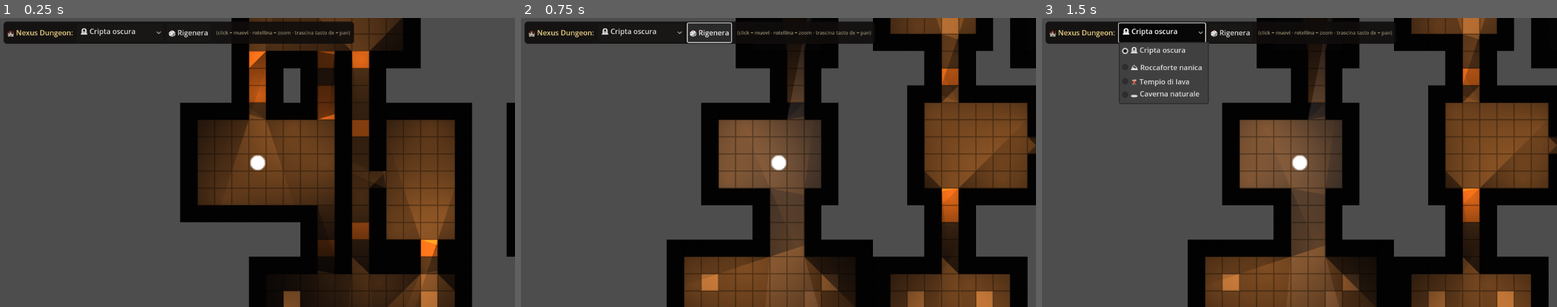
Above: before the commit, frames 1-3 (left to right).
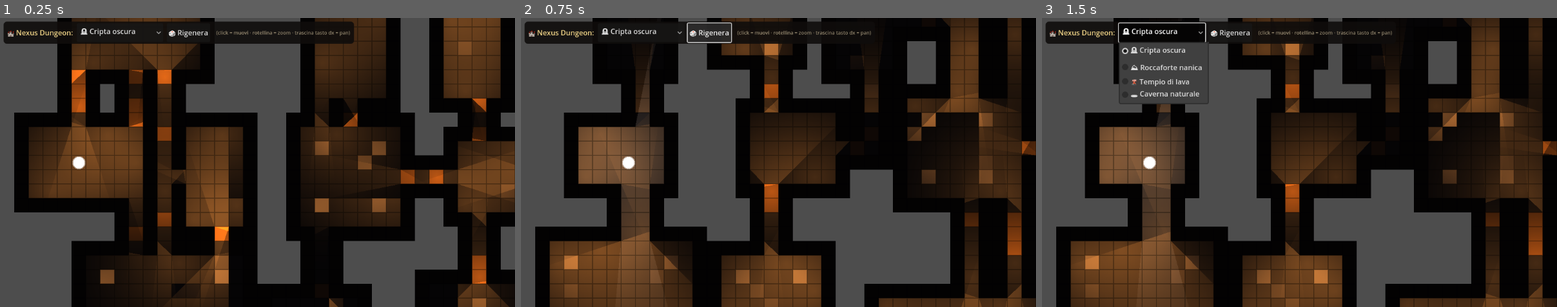
Above: after the commit, the same moments.

Repository: fanaragabriele2-coder/vtt-ventimiglia
Game: Godot game, scene res://scenes/nexus_demo.tscn
Two runs of this game, one before a commit and one after it. Both use one fixed random seed, a clock stepped at 60 frames per second and the inputs below. This scene is started directly instead of the project's main scene.
Inputs:
- Up to frame 1 (0.25 s): no input
- Up to frame 2 (0.75 s): click "🎲 Rigenera" at 0.5 s
- Up to frame 3 (1.5 s): click "🪦 Cripta oscura" at 1.25 s

The runs differ from the first frame. In frame 1, 71% of the frame differs, in the area x 2-100%, y 0-100%; in frame 2, 62%; in frame 3, 59%.

Commit message:
Godot: VTTCamera dedicata (pan/zoom fluidi + limiti mappa), disaccoppiata dal MapManager
Task 1.3: estratta la gestione camera dal NexusMapManager in un nodo VTTCamera a se' stante
(stile Sebastian Lague): inseguimento con smorzamento esponenziale indipendente dal framerate,
zoom verso il cursore (mantiene fermo il punto del mondo sotto il mouse), limiti che confinano la
vista dentro la mappa (o centra se la mappa e' piu' piccola dello schermo). Il MapManager ora la
istanzia e le passa solo i limiti + il punto di spawn: la camera si gestisce da sola. Rimosso il
pan/zoom inline duplicato dal MapManager (resta solo il click-sinistro = selezione cella) e aggiunto
snap_a_cella() come helper esplicito di snap dei token alla griglia D&D.

Co-Authored-By: Claude Opus 4.8 <noreply@anthropic.com>
Claude-Session: https://claude.ai/code/session_01EitiiDafKKu7YfdrUthcuc

Diff:
--- a/godot/scripts/map/map_manager.gd
+++ b/godot/scripts/map/map_manager.gd
@@ -62,8 +62,7 @@
 var _dati: Dictionary = {}
 var _tokens: Dictionary = {}      # combatant_id -> Node2D
 var _pc_light: PointLight2D
-var _camera: Camera2D
-var _pan_attivo: bool = false
+var _camera: VTTCamera
 
 
 func _ready() -> void:
@@ -72,10 +71,10 @@
 	_token_tex = _crea_texture_token(CELL_PX)
 	_costruisci_layers()
 	_costruisci_ambiente()
-	_camera = Camera2D.new()
-	_camera.zoom = Vector2(1.2, 1.2)
+	# Camera dedicata (pan/zoom fluidi + limiti mappa): la gestione della camera vive nel suo nodo,
+	# non qui — il MapManager si occupa SOLO di griglia/token/luci (disaccoppiamento).
+	_camera = VTTCamera.new()
 	add_child(_camera)
-	_camera.make_current()
 
 
 # --- Costruzione dei 4 TileMapLayer + contenitori Y-sortati ---
@@ -188,7 +187,10 @@
 	_piazza_luci_torce()
 	_piazza_luce_party()
 	if _camera:
-		_camera.position = _centro_cella(_dati.get("spawn", Vector2i(2, 2)))
+		var w: int = int(_dati["larghezza"])
+		var h: int = int(_dati["altezza"])
+		_camera.imposta_limiti(Rect2(0, 0, w * CELL_PX, h * CELL_PX))
+		_camera.centra_su(_centro_cella(_dati.get("spawn", Vector2i(2, 2))))
 	EventBus.dungeon_generated.emit(tema, _dati)
 
 
@@ -359,29 +361,20 @@
 	return _dati.get("spawn", Vector2i(2, 2))
 
 
-# --- Input dal mondo. Girando dentro un SubViewport con Camera2D, get_global_mouse_position()
-# restituisce gia' le coordinate MONDO sotto il cursore: nessuna conversione schermo->mondo a mano.
+# --- Input dal mondo. Il pan/zoom li gestisce VTTCamera (tasto dx/centrale + rotellina); qui resta
+# SOLO il click sinistro = selezione cella. Girando dentro un SubViewport con Camera2D,
+# get_global_mouse_position() restituisce gia' le coordinate MONDO sotto il cursore.
 
 func _unhandled_input(event: InputEvent) -> void:
 	var mb := event as InputEventMouseButton
-	if mb != null:
-		if mb.button_index == MOUSE_BUTTON_LEFT and mb.pressed:
-			click_su_mondo(get_global_mouse_position())
-		elif mb.button_index == MOUSE_BUTTON_MIDDLE or mb.button_index == MOUSE_BUTTON_RIGHT:
-			_pan_attivo = mb.pressed  # trascina col tasto centrale/destro per spostare la camera
-		elif mb.button_index == MOUSE_BUTTON_WHEEL_UP and mb.pressed:
-			_zoom_camera(1.1)
-		elif mb.button_index == MOUSE_BUTTON_WHEEL_DOWN and mb.pressed:
-			_zoom_camera(1.0 / 1.1)
-		return
-	var mm := event as InputEventMouseMotion
-	if mm != null and _pan_attivo and _camera:
-		_camera.position -= mm.relative / _camera.zoom
-
-
-func _zoom_camera(fattore: float) -> void:
-	if _camera:
-		_camera.zoom = (_camera.zoom * fattore).clampf(0.4, 3.0)
+	if mb != null and mb.button_index == MOUSE_BUTTON_LEFT and mb.pressed:
+		click_su_mondo(get_global_mouse_position())
+
+
+## Aggancia le celle del mondo alla griglia D&D: dato un punto qualunque, ritorna il CENTRO della
+## cella che lo contiene (snap dei token). Utile a chi piazza token da coordinate libere.
+func snap_a_cella(world_pos: Vector2) -> Vector2:
+	return _centro_cella(mondo_a_cella(world_pos))
 
 
 func click_su_mondo(world_pos: Vector2) -> void:
--- /dev/null
+++ b/godot/scripts/map/vtt_camera.gd
@@ -0,0 +1,90 @@
+class_name VTTCamera
+extends Camera2D
+## Camera del VTT — pan col trascinamento, zoom verso il cursore, limiti mappa.
+##
+## Movimento con SMORZAMENTO ESPONENZIALE indipendente dal framerate (1 - exp(-k*dt)): la camera
+## insegue un bersaglio (_target_pos/_target_zoom) invece di scattare — fluida a qualunque fps,
+## e costa una lerp per frame (client leggero). Lo zoom con la rotellina mantiene FERMO il punto
+## del mondo sotto il cursore (zoom-to-cursor). I limiti impediscono di uscire dalla mappa.
+
+const ZOOM_MIN: float = 0.4
+const ZOOM_MAX: float = 3.0
+const ZOOM_STEP: float = 1.12     # fattore per scatto di rotellina
+const SMOOTHNESS: float = 12.0    # velocita' d'inseguimento del bersaglio (piu' alto = piu' reattivo)
+
+var _target_pos: Vector2 = Vector2.ZERO
+var _target_zoom: float = 1.2
+var _dragging: bool = false
+var _limiti: Rect2 = Rect2()      # bounds del mondo (in pixel); Rect2() = nessun limite
+
+
+func _ready() -> void:
+	_target_pos = position
+	_target_zoom = zoom.x
+	make_current()
+
+
+func _process(delta: float) -> void:
+	# Smorzamento esponenziale: stessa "morbidezza" a 30 come a 240 fps.
+	var t: float = 1.0 - exp(-SMOOTHNESS * delta)
+	position = position.lerp(_target_pos, t)
+	var z: float = lerpf(zoom.x, _target_zoom, t)
+	zoom = Vector2(z, z)
+
+
+func _unhandled_input(event: InputEvent) -> void:
+	var mb := event as InputEventMouseButton
+	if mb != null:
+		if mb.button_index == MOUSE_BUTTON_MIDDLE or mb.button_index == MOUSE_BUTTON_RIGHT:
+			_dragging = mb.pressed
+		elif mb.button_index == MOUSE_BUTTON_WHEEL_UP and mb.pressed:
+			_zoom_verso_cursore(ZOOM_STEP)
+		elif mb.button_index == MOUSE_BUTTON_WHEEL_DOWN and mb.pressed:
+			_zoom_verso_cursore(1.0 / ZOOM_STEP)
+		return
+	var mm := event as InputEventMouseMotion
+	if mm != null and _dragging:
+		# Diviso per lo zoom: a zoom alto un pixel di mouse = meno mondo (pan 1:1 percepito).
+		_target_pos -= mm.relative / zoom.x
+		_clamp_target()
+
+
+## Zoom mantenendo fermo il punto del mondo sotto il cursore: il bersaglio della camera si sposta
+## lungo la retta cursore->centro in proporzione al rapporto vecchio/nuovo zoom.
+func _zoom_verso_cursore(fattore: float) -> void:
+	var nuovo_zoom: float = clampf(_target_zoom * fattore, ZOOM_MIN, ZOOM_MAX)
+	if is_equal_approx(nuovo_zoom, _target_zoom):
+		return
+	var mouse_world: Vector2 = get_global_mouse_position()
+	_target_pos = mouse_world + (_target_pos - mouse_world) * (_target_zoom / nuovo_zoom)
+	_target_zoom = nuovo_zoom
+	_clamp_target()
+
+
+## Confina la camera dentro il rettangolo del mondo (in pixel). Chiamalo dopo ogni generazione.
+func imposta_limiti(rect: Rect2) -> void:
+	_limiti = rect
+	_clamp_target()
+
+
+## Salta subito su un punto (niente inseguimento): usato dopo la generazione per centrare lo spawn.
+func centra_su(world_pos: Vector2) -> void:
+	_target_pos = world_pos
+	_clamp_target()
+	position = _target_pos
+
+
+func _clamp_target() -> void:
+	if _limiti.size == Vector2.ZERO:
+		return
+	# Mezzo schermo in coordinate mondo: la camera non deve mostrare oltre il bordo mappa.
+	var half: Vector2 = get_viewport_rect().size * 0.5 / _target_zoom
+	_target_pos.x = _clamp_asse(_target_pos.x, _limiti.position.x + half.x, _limiti.end.x - half.x, _limiti.get_center().x)
+	_target_pos.y = _clamp_asse(_target_pos.y, _limiti.position.y + half.y, _limiti.end.y - half.y, _limiti.get_center().y)
+
+
+## Se la mappa e' piu' piccola dello schermo su un asse (minimo > massimo), si centra e basta.
+static func _clamp_asse(v: float, v_min: float, v_max: float, centro: float) -> float:
+	if v_min > v_max:
+		return centro
+	return clampf(v, v_min, v_max)
